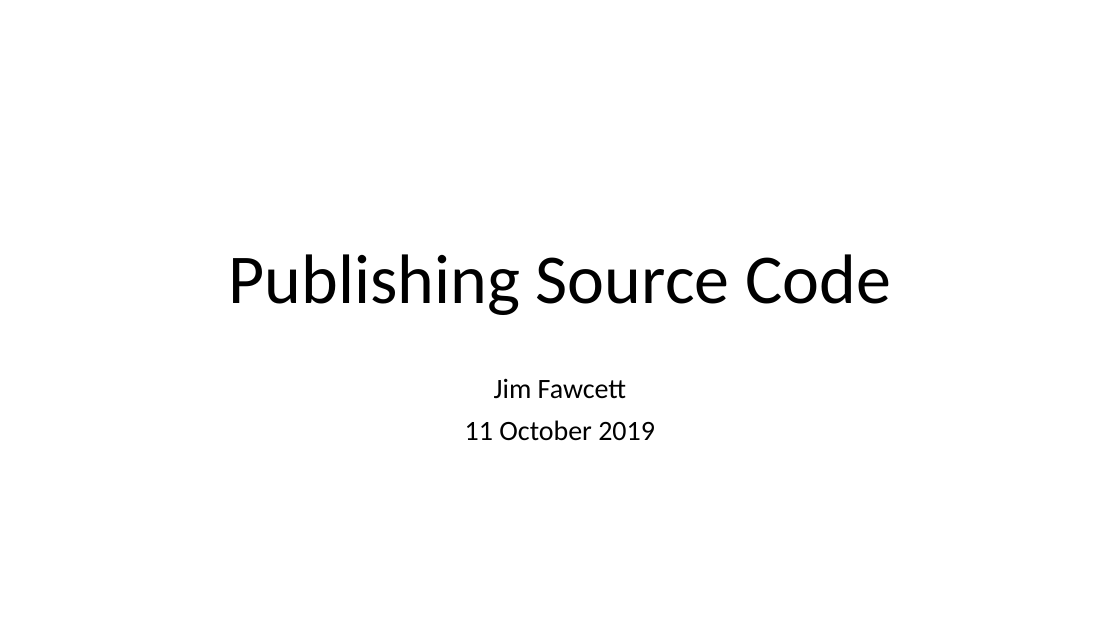
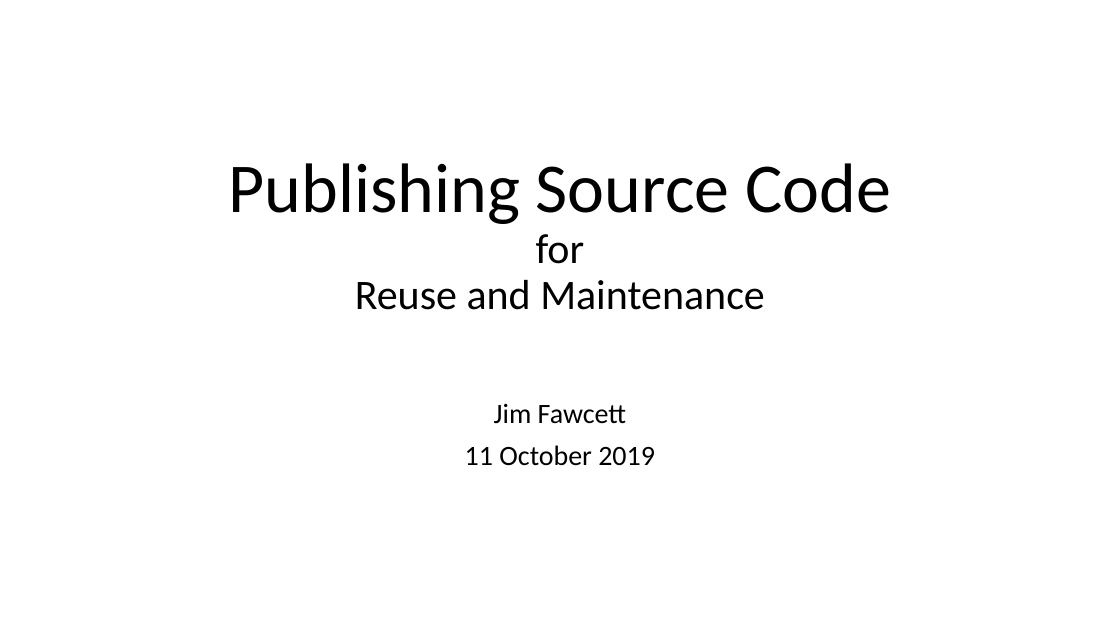
Before and after one commit to JimFawcett/JimFawcett.github.io, a slide deck: slide 1 of Resources/PublishingSourceCode.pptx. Drawn at 1120x630 pixels with LibreOffice and Linux fonts; fonts in the diff are those of the drawing. Boxes give left, top, right and bottom in pixels: in the first picture for what was removed or moved away, otherwise in the second. Text is boxed around its words. In the diff, an @@ line names an element or a change of style, - is before the commit and + after.

```diff
--- a/Resources/PublishingSourceCode.pptx
+++ b/Resources/PublishingSourceCode.pptx
@@ title at (229,163,891,310): text changed; size 60 to 36 pt @@
-Publishing Source Code
+Publishing Source Code
+for
+Reuse and Maintenance
@@ subtitle "Jim Fawcett": place and size @@
-subtitle "Jim Fawcett" at (465,378,655,441)
+subtitle "Jim Fawcett" at (465,403,655,466)
```
Also in this commit, not shown: 2 other slides changed, 8 slides added.
